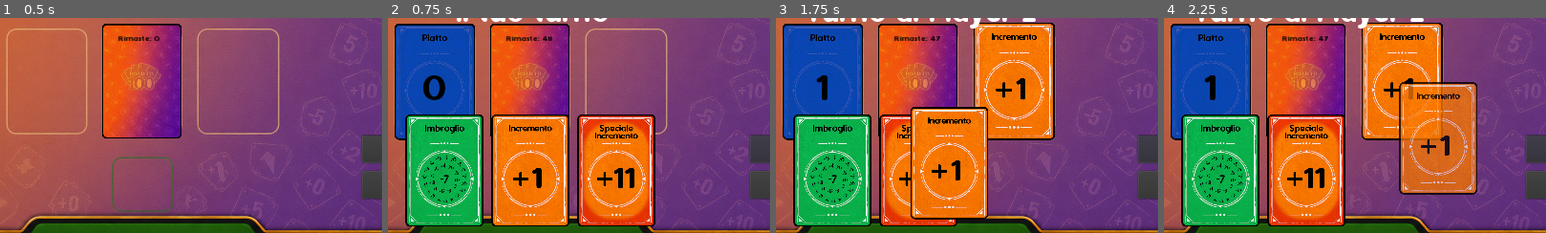
Above: before the commit, frames 1-4 (left to right).
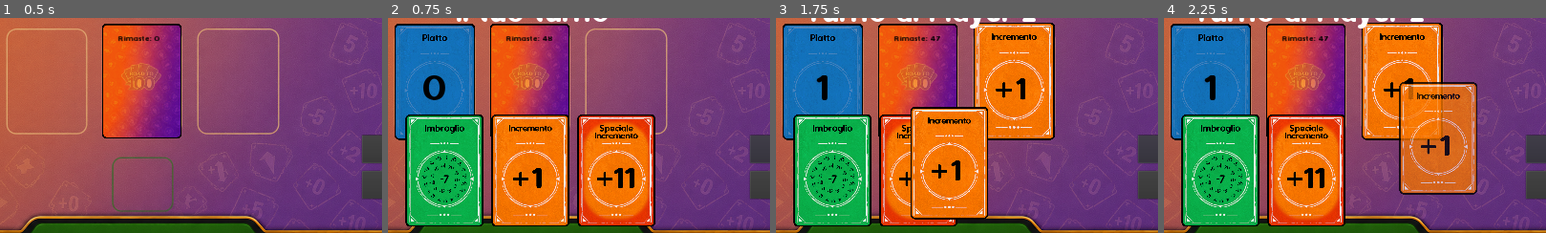
Above: after the commit, the same moments.

Repository: sumoh88/RoadTo100
Game: Godot game, scene res://Main.tscn
Same seed, same stepped clock (60 frames per second), same inputs: the game is played once before the commit and once after it.
Inputs:
- Up to frame 1 (0.5 s): no input
- Up to frame 2 (0.75 s): click "Demo Automatica (Debug)" at 0.5 s
- Up to frame 3 (1.75 s): click "Gioca" at 1.25 s
- Up to frame 4 (2.25 s): click "Gioca" at 2 s
The pictures show only the part of the screen within x 31-81%, y 48-98%; the shares and areas given below are measured in that part.

Frame 1 is identical in both runs. In frame 2, 8.3% of the frame differs, in the area x 2-23%, y 3-56%; in frame 3, 8.5%; in frame 4, 8.5%.

Commit message:
Fix del bug della carta +11 e aggiornamento provider_test

Diff:
--- a/engine/RoadTo100Rules.gd
+++ b/engine/RoadTo100Rules.gd
@@ -368,31 +368,28 @@
 		game.metadata["special_round_player_id"] = current_player.player_id
 		game.metadata["special_round_type"] = "advantage"
 	elif _is_plus11_card(card):
-		var at = bool(game.metadata.get("special_round_active", false))
-		if at:
+		# Check Gold chain: if last played card is a Gold (12..78),
+		# the +11 assumes the next Gold value. Applies regardless of SR status.
+		var plateau_cards = game.metadata.get("plateau_cards", [])
+		var gold_chain_value = null
+		if !plateau_cards.empty():
+			var last_card = plateau_cards[plateau_cards.size() - 1]
+			if _is_gold_card(last_card):
+				gold_chain_value = GOLD_CHAIN.get(int(last_card.value), null)
+		if gold_chain_value != null:
+			increment = gold_chain_value
+			if increment == 89:
+				game.metadata["special_round_active"] = true
+				game.metadata["special_round_player_id"] = current_player.player_id
+				game.metadata["special_round_type"] = "advantage"
+			elif gold_chain_value in [23, 34, 45, 56, 67, 78]:
+				# +11 from Gold chain assumes Safe Round value
+				game.metadata["special_round_active"] = true
+				game.metadata["special_round_player_id"] = current_player.player_id
+				game.metadata["special_round_type"] = "safe"
+			game.metadata["_plus11_gold_chain"] = true
+		else:
 			increment = 11
-			game.winner = current_player
-		else:
-			var plateau_cards = game.metadata.get("plateau_cards", [])
-			var gold_chain_value = null
-			if !plateau_cards.empty():
-				var last_card = plateau_cards[plateau_cards.size() - 1]
-				if _is_gold_card(last_card):
-					gold_chain_value = GOLD_CHAIN.get(int(last_card.value), null)
-			if gold_chain_value != null:
-				increment = gold_chain_value
-				if increment == 89:
-					game.metadata["special_round_active"] = true
-					game.metadata["special_round_player_id"] = current_player.player_id
-					game.metadata["special_round_type"] = "advantage"
-				elif gold_chain_value in [23, 34, 45, 56, 67, 78]:
-					# F2: +11 from Gold chain assumes Safe Round value
-					game.metadata["special_round_active"] = true
-					game.metadata["special_round_player_id"] = current_player.player_id
-					game.metadata["special_round_type"] = "safe"
-				game.metadata["_plus11_gold_chain"] = true
-			else:
-				increment = 11
 	elif _is_gold_card(card):
 		increment = int(card.value)
 		game.metadata["plateau_value"] = increment
@@ -427,24 +424,24 @@
 
 	# --- Plateau value computation (bounce / GdV cap) ---
 	if raw_total != null:
-		# Advantage player: no bounce ever.
-		if is_adv_player:
+		# Advantage player and +11 never bounce.
+		if is_adv_player or is_plus11:
 			pass  # plateau stays as computed
-		elif sr_active and not is_plus11:
-			# Special Round non-activator logic.
+		elif sr_active:
+			# SR non-activator, non-+11 logic.
 			var sr_type = game.metadata.get("special_round_type", "advantage")
 			if sr_type == "advantage":
 				# GdV: non-activator gets the cap (100→99, no win).
 				if raw_total == 100:
-					plateau = 99  # 100 → 99, free no win
+					plateau = 99  # 100 → 99, no win
 				elif raw_total > 100:
 					plateau = 200 - raw_total  # bounce: 200 - raw_total
 			else:
-				# Safe Round: non-activator plays normally (win at 100, normal bounce).
+				# Safe Round: non-activator plays normally.
 				if raw_total > 100:
 					plateau = 200 - raw_total  # bounce: 200 - raw_total
 		else:
-			# Outside SR / GdV: universal bounce for raw_total > 100.
+			# Outside SR: universal bounce for raw_total > 100.
 			if raw_total > 100:
 				plateau = 200 - raw_total  # bounce: 200 - raw_total
 
@@ -452,10 +449,12 @@
 		game.metadata["plateau_cards"] = []
 	game.metadata["plateau_cards"].append(card)
 
-	# Victory check: advantage player wins at plateau >= 100;
-	# non-advantage outside SR wins at plateau == 100 or >100.
-	# During Safe Round (type="safe"), normal victory applies for all players.
-	if is_adv_player and plateau >= 100:
+	# Victory check: +11 wins if Piatto >= 100 (ignores GdV restriction).
+	# Advantage player wins at Piatto >= 100. Safe Round: normal victory.
+	if is_plus11 and plateau >= 100:
+		current_player.metadata["score"] = int(current_player.metadata.get("score", 0)) + increment
+		game.winner = current_player
+	elif is_adv_player and plateau >= 100:
 		current_player.metadata["score"] = int(current_player.metadata.get("score", 0)) + increment
 		game.winner = current_player
 	elif sr_active and game.metadata.get("special_round_type") == "safe":
--- a/tests/provider_test.gd
+++ b/tests/provider_test.gd
@@ -87,7 +87,10 @@
 func _playable_card_id(snapshot):
 	for a in snapshot["available_actions"]:
 		if a["action_type"] == "play_card" and a.has("card_id"):
-			return a["card_id"]
+			# Skip Jolly/Imbroglio which require selected_value
+			var choices = a.get("choices", [])
+			if choices.is_empty():
+				return a["card_id"]
 	return null
 
 
@@ -395,9 +398,9 @@
 
 	# Set GdV state
 	gs.metadata["special_round_active"] = true
-	gs.metadata["special_round_player_id"] = "player_1"
+	gs.metadata["special_round_player_id"] = "player_2"
 	gs.metadata["turn_phase"] = "start"
-	gs.metadata["piatto"] = 50
+	gs.metadata["piatto"] = 89
 
 	# Also give a deck card so draw works
 	var inc = _card("inc_test", "+1", 1, "arancione",
@@ -833,6 +836,4 @@
 	var sr_active = snap.get("special_round_active", false)
 	var sr_type = snap.get("special_round_type", "")
 	var sr_pid = snap.get("special_round_player_id", null)
-	print("[DBG] SR: full snap keys=" + str(snap.keys()))
-	print("[DBG] SR: active=" + str(sr_active) + " type='" + str(sr_type) + "' pid='" + str(sr_pid) + "'")
-	return "  Safe Round blocked_type flow: " + ("[PASS]\n" if (sr_active and sr_type == "safe" and sr_pid == "player_1") else "[FAIL]\n")
+	return "  Safe Round blocked_type flow: " + ("[PASS]\n" if (sr_active and sr_type == "safe" and sr_pid == cp.player_id) else "[FAIL]\n")
--- a/tests/rules_test.gd
+++ b/tests/rules_test.gd
@@ -443,7 +443,7 @@
 
 
 # ---------------------------------------------------------------------------
-# +11 during GdV — playable and wins instantly
+# +11 during GdV — playable, ignores bounce and advantage restriction
 # ---------------------------------------------------------------------------
 func _test_plus11_during_gdv():
 	var rules = Rules.new()
@@ -455,10 +455,10 @@
 		[increment_card(1, 0)],
 		null,
 		{
-			"piatto": 50,
+			"piatto": 89,
 			"plateau_cards": [],
 			"special_round_active": true,
-			"special_round_player_id": "p1",
+			"special_round_player_id": "p2",
 			"turn_phase": "start",
 			"target_score": 100,
 		}
@@ -474,11 +474,11 @@
 	var avail_ok = _assert_true(!plus11_play.empty(),
 		"+11 playable", "+11 must be playable during GdV")
 
-	# Apply — should win immediately
+	# Apply — Piatto 89+11=100, +11 ignores bounce and GdV restriction → wins
 	var action = plus11_play[0]
 	rules.apply_action(game, action)
 	var win_ok = _assert_true(game.winner == p,
-		"+11 instant win", "+11 must grant immediate victory during GdV")
+		"+11 reach 100", "+11 reaching 100 must win even as non-advantage player")
 
 	if avail_ok and win_ok:
 		_test("+11 during GdV wins")
Binary file changed: imgs/plate.png
Not shown, changed: GAME_RULES.md
Not shown, changed: PROJECT_STATE.md
Not shown, changed: ROADMAP.md
Not shown, changed: games/roadto100/rules.py
Not shown, changed: test_roadto100_rules.py
